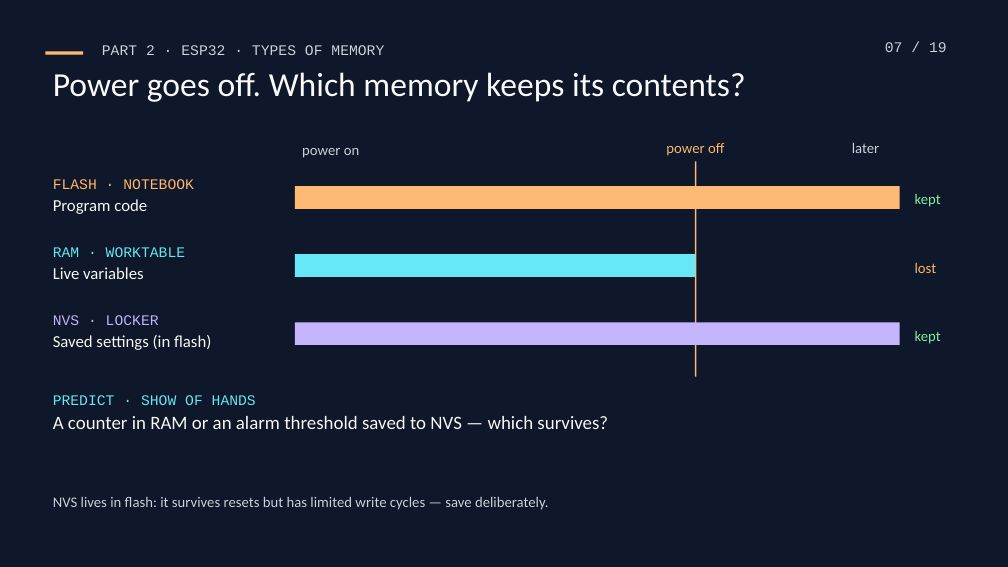
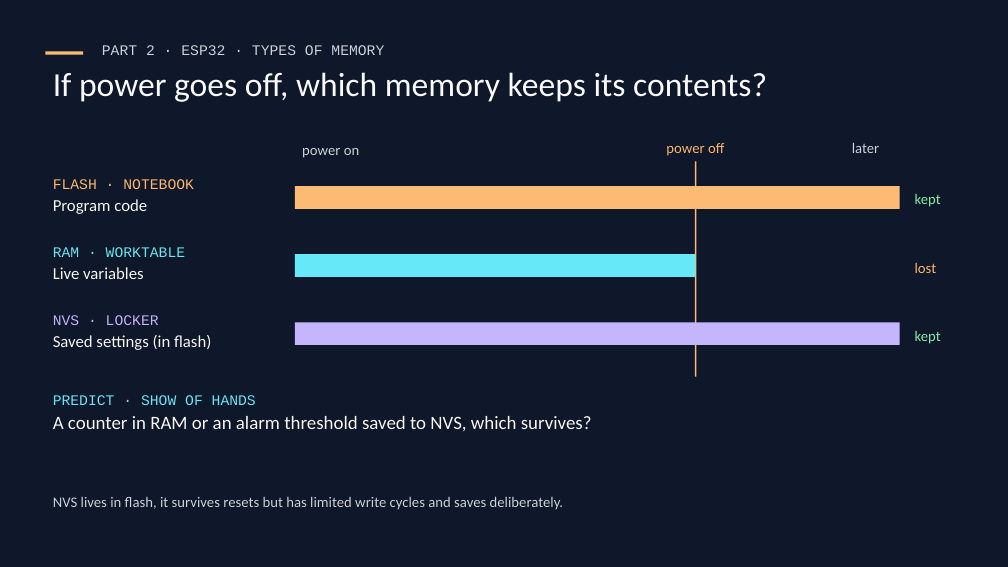
Before and after one commit to kaifshaheemj/iot-workshop, a slide deck: slide 7 of presentations/From-Sensors-to-Smart-Systems.pptx. Drawn at 1008x567 pixels with LibreOffice and Linux fonts; fonts in the diff are those of the drawing. Boxes give left, top, right and bottom in pixels: in the first picture for what was removed or moved away, otherwise in the second. Text is boxed around its words. In the diff, an @@ line names an element or a change of style, - is before the commit and + after.

```diff
--- a/presentations/From-Sensors-to-Smart-Systems.pptx
+++ b/presentations/From-Sensors-to-Smart-Systems.pptx
@@ text removed at [885, 42, 947, 52] @@
-07 / 19
@@ text at [53, 72, 767, 102]: text changed @@
-Power goes off. Which memory keeps its contents?
+If power goes off, which memory keeps its contents?
@@ text at [53, 416, 592, 431]: text changed @@
-A counter in RAM or an alarm threshold saved to NVS — which survives?
+A counter in RAM or an alarm threshold saved to NVS, which survives?
@@ text at [53, 497, 564, 509]: text changed @@
-NVS lives in flash: it survives resets but has limited write cycles — save deliberately.
+NVS lives in flash, it survives resets but has limited write cycles and saves deliberately.
```
Also in this commit, not shown: 17 other slides changed, 1 slide added, 2 slides removed, 6 other files.
